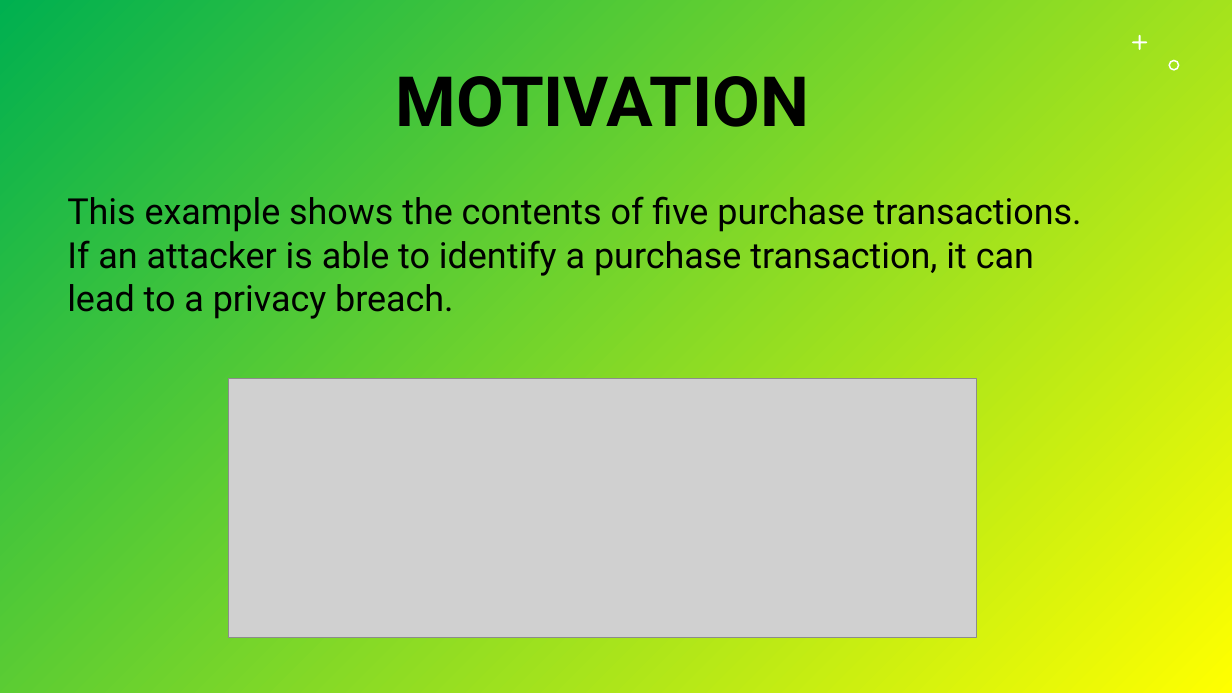
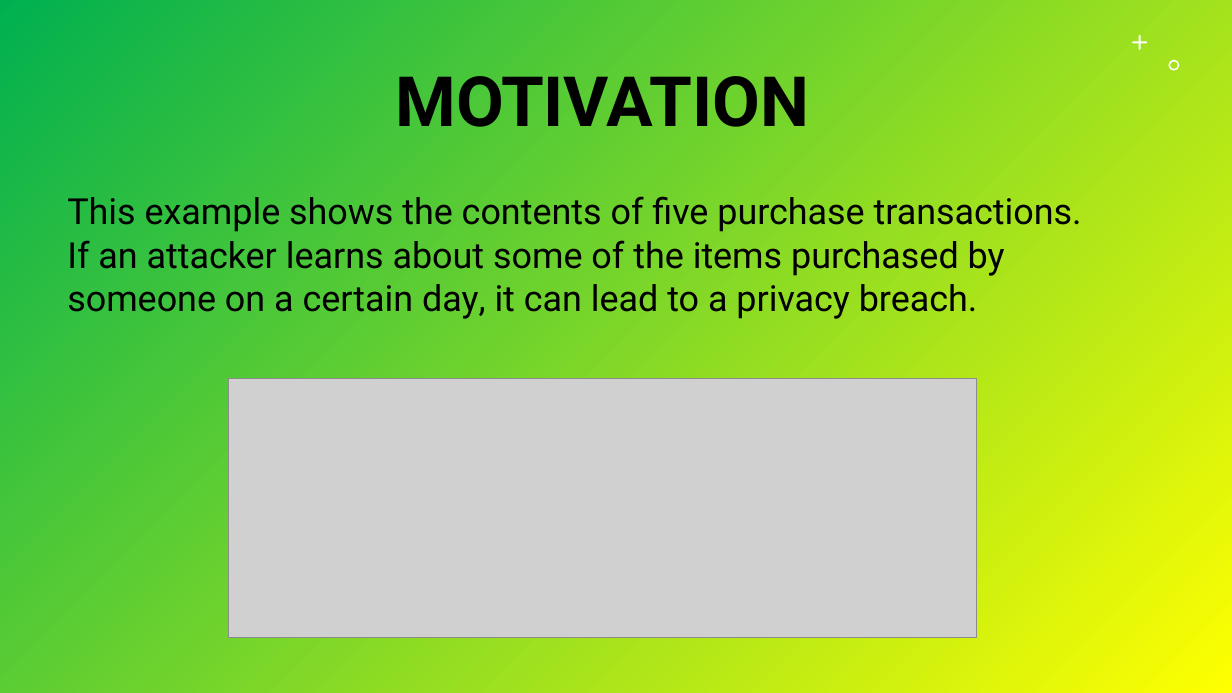
Before and after one commit to Durante94/Data-Protection-Privacy, a slide deck: slide 3 of Presentazione/presentazione.pptx. Drawn at 1232x693 pixels with LibreOffice and Linux fonts; fonts in the diff are those of the drawing; grey boxes stand for pictures. Boxes give left, top, right and bottom in pixels: in the first picture for what was removed or moved away, otherwise in the second. Text is boxed around its words. In the diff, an @@ line names an element or a change of style, - is before the commit and + after.

Commit message:
Modifica frase ppt

```diff
--- a/Presentazione/presentazione.pptx
+++ b/Presentazione/presentazione.pptx
@@ text at <box>67,240,1005,319</box>: text changed @@
-If an attacker is able to identify a purchase transaction, it can
-lead to a privacy breach.
+If an attacker learns about some of the items purchased by
+someone on a certain day, it can lead to a privacy breach.
```
